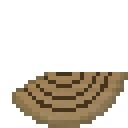
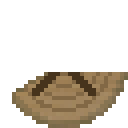
Layered file, before and after one edit (128 × 128). Changes by layer:
added layer "Layer 3" above "Layer 2" over box(32, 72, 96, 96)
painted on "Layer 2" over box(24, 72, 112, 112)
